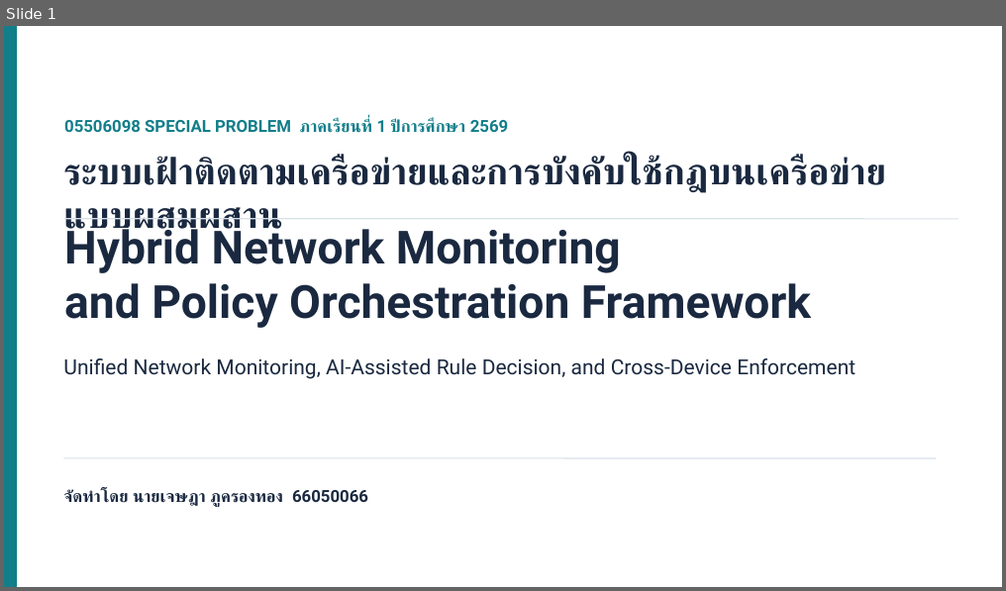
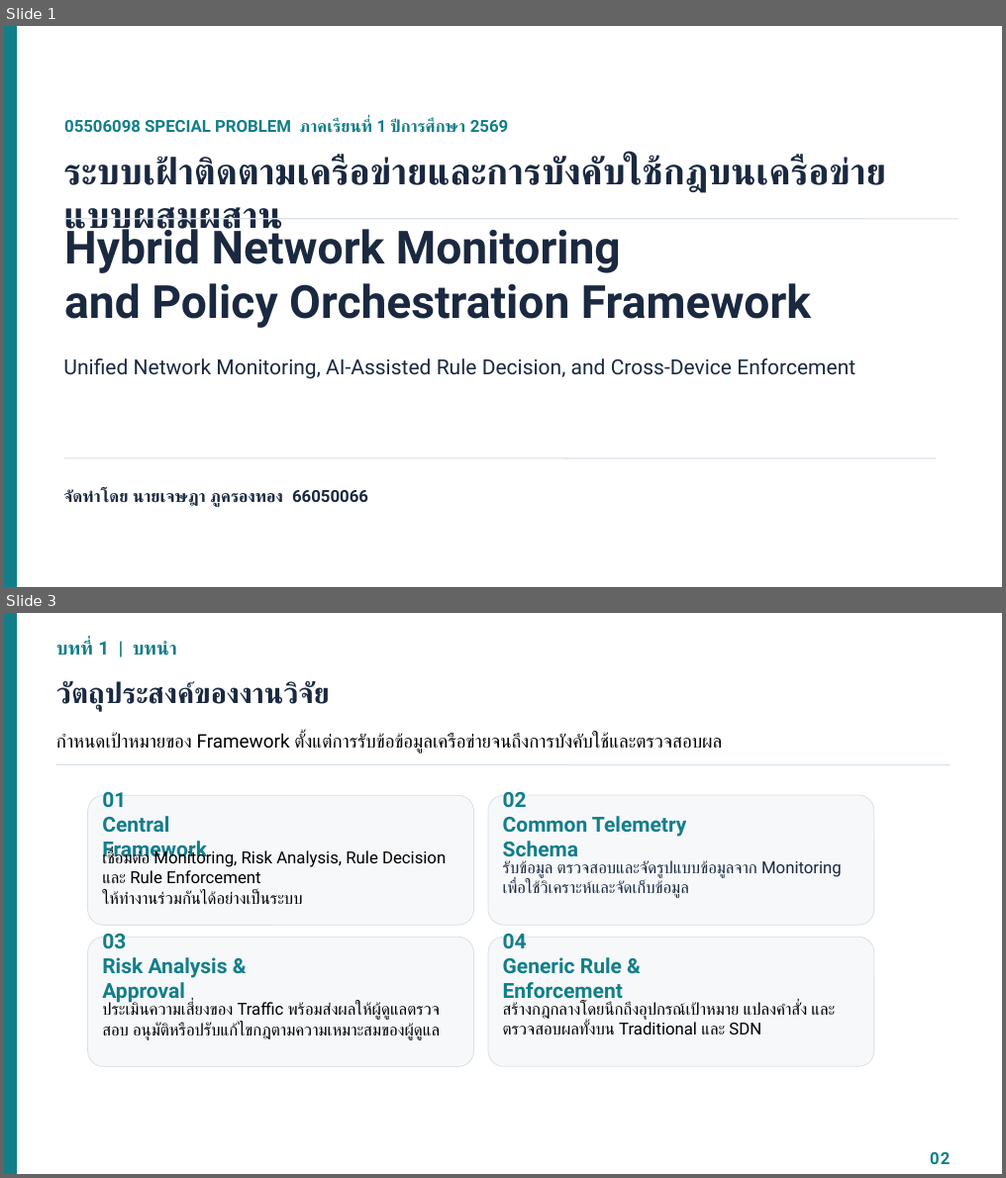
Before and after one commit to Jesadaphoukrongthong/Hybrid-Network-Monitoring-and-Policy-Orchestration-Framework, a slide deck: docs/paper/Hybrid_Framework_Presentation.pptx. Shown one above the other, each under a label of ours: slide 1 before the commit, slides 1 and 3 after it; the slides between them are not shown. The pictures are 1006x591 and 1006x1178 pixels, drawn with LibreOffice and Linux fonts; fonts in the diff are those of the drawing. Boxes give left, top, right and bottom in pixels: in the first picture for what was removed or moved away, otherwise in the second. Text is boxed around its words. In the diff, an @@ line names an element or a change of style, - is before the commit and + after.

```diff
--- a/docs/paper/Hybrid_Framework_Presentation.pptx
+++ b/docs/paper/Hybrid_Framework_Presentation.pptx
@@ slide 3 added at [4, 613, 1002, 1174], background #FFFFFF @@
@@ rectangle added at [4, 613, 16, 1174], fill #127E8A, outline #127E8A 1 pt @@
@@ text added at [56, 640, 177, 656], 18 pt, text #127E8A, bold @@
+บทที่ 1 | บทนำ
@@ text added at [56, 681, 330, 712], 27.5 pt, text #1A2940, bold @@
+วัตถุประสงค์ของงานวิจัย
@@ text added at [56, 733, 722, 754], 18 pt, text #000000 @@
+กำหนดเป้าหมายของ Framework ตั้งแต่การรับข้อข้อมูลเครือข่ายจนถึงการบังคับใช้และตรวจสอบผล
@@ line added from (56, 765) to (950, 765), #D8E0E8 1 pt @@
@@ rounded rectangle added at [88, 796, 474, 926], fill #F6F8FA, outline #D8E0E8 0.75 pt @@
@@ text added at [102, 792, 207, 863], 20 pt, text #127E8A, bold @@
+01
+Central Framework
@@ rounded rectangle added at [488, 796, 874, 926], fill #F6F8FA, outline #D8E0E8 0.75 pt @@
@@ text added at [503, 792, 686, 863], 20 pt, text #127E8A, bold @@
+02
+Common Telemetry Schema
@@ text added at [102, 849, 446, 905], 16 pt, text #000000 @@
+เชื่อมต่อ Monitoring, Risk Analysis, Rule Decision และ Rule Enforcement
+ให้ทำงานร่วมกันได้อย่างเป็นระบบ
@@ text added at [503, 861, 842, 898], 16 pt, text #1A2940 @@
+รับข้อมูล ตรวจสอบและจัดรูปแบบข้อมูลจาก Monitoring เพื่อใช้วิเคราะห์และจัดเก็บข้อมูล
@@ rounded rectangle added at [88, 937, 474, 1067], fill #F6F8FA, outline #D8E0E8 0.75 pt @@
@@ text added at [102, 934, 228, 1005], 20 pt, text #127E8A, bold @@
+03
+Risk Analysis & Approval
@@ rounded rectangle added at [488, 937, 874, 1067], fill #F6F8FA, outline #D8E0E8 0.75 pt @@
@@ text added at [503, 934, 623, 1005], 20 pt, text #127E8A, bold @@
+04
+Generic Rule & Enforcement
@@ text added at [102, 1002, 440, 1041], 16 pt, text #000000 @@
+ประเมินความเสี่ยงของ Traffic พร้อมส่งผลให้ผู้ดูแลตรวจสอบ อนุมัติหรือปรับแก้ไขกฎตามความเหมาะสมของผู้ดูแล
@@ text added at [503, 1003, 808, 1035], 16 pt, text #000000 @@
+สร้างกฎกลางโดยนึกถึงอุปกรณ์เป้าหมาย แปลงคำสั่ง และตรวจสอบผลทั้งบน Traditional และ SDN
@@ text added at [930, 1153, 949, 1164], 16 pt, text #127E8A, bold @@
+02
```
Also in this commit, not shown: 16 slides changed, 10 other slides added, 1 slide removed.
